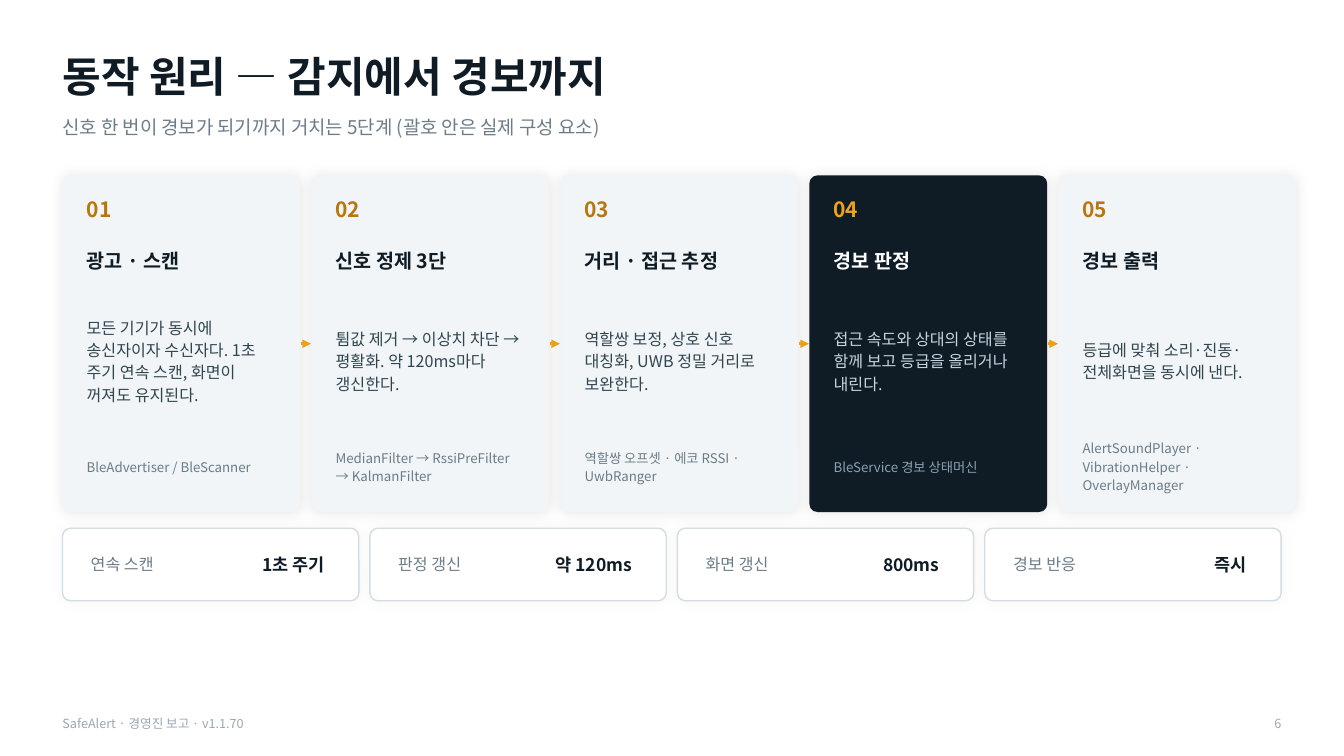
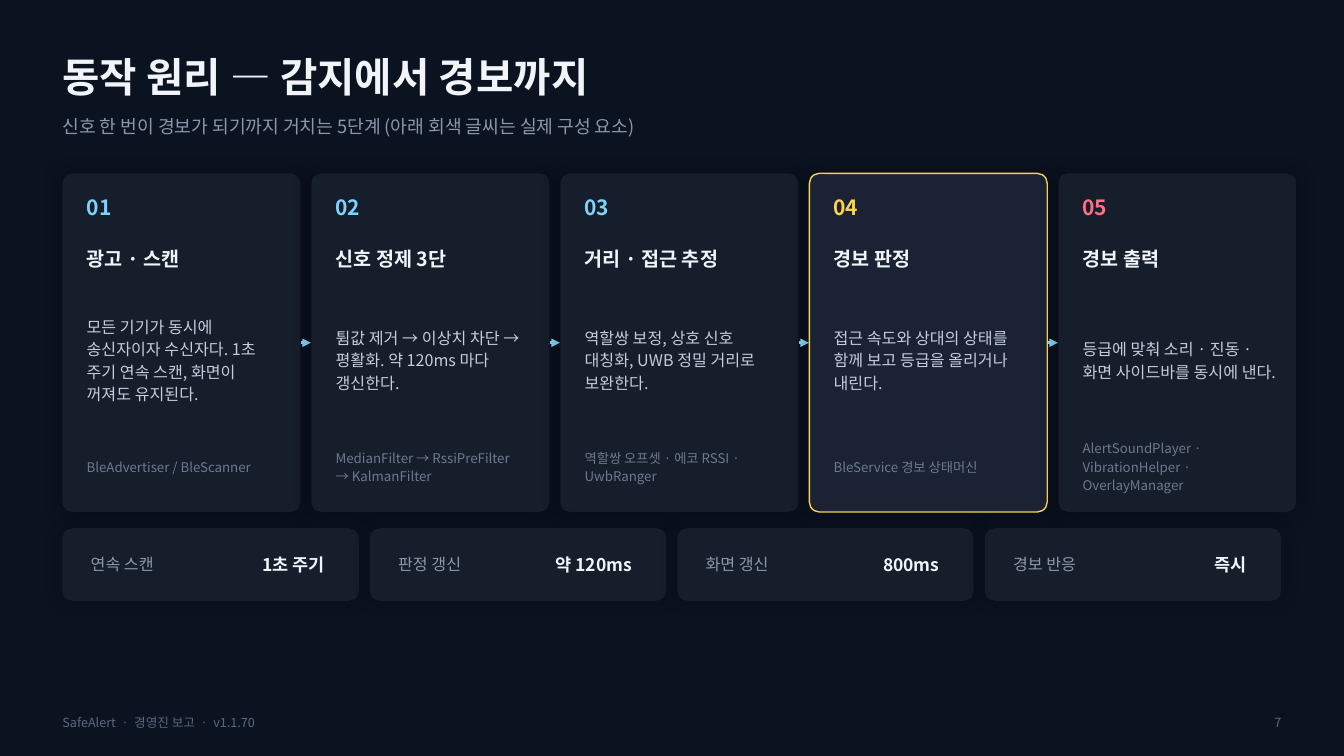
Before and after one commit to pslymzero-cyber/SafeAlert, a slide deck: slide 8 of docs/presentation/SafeAlert_Executive_Brief_v1.1.70.pptx (slide 7 before the commit). Drawn at 1344x756 pixels with LibreOffice and Linux fonts; fonts in the diff are those of the drawing. Boxes give left, top, right and bottom in pixels: in the first picture for what was removed or moved away, otherwise in the second. Text is boxed around its words. In the diff, an @@ line names an element or a change of style, - is before the commit and + after.

```diff
--- a/docs/presentation/SafeAlert_Executive_Brief_v1.1.70.pptx
+++ b/docs/presentation/SafeAlert_Executive_Brief_v1.1.70.pptx
@@ background #FFFFFF to #0B1220 @@
@@ text "동작 원리 — 감지에서 경보까지" at (x1=62, y1=58, x2=588, y2=96): size 30 to 29 pt, text colour #0F1C26 to #F1F5F9 @@
@@ text at (x1=62, y1=118, x2=634, y2=137): text changed; size 13.5 to 13 pt; text colour #6C7C88 to #8B98AC @@
-신호 한 번이 경보가 되기까지 거치는 5단계 (괄호 안은 실제 구성 요소)
+신호 한 번이 경보가 되기까지 거치는 5단계 (아래 회색 글씨는 실제 구성 요소)
@@ rounded rectangle at (x1=810, y1=173, x2=1048, y2=512): fill #0F1C26 to #1A2233; outline none to #FCD34D 1 pt; shadow changed; proportions changed @@
@@ fill #F1F5F7 to #161D2B; shadow changed; proportions changed in 4 elements at (x1=63, y1=173, x2=300, y2=512), (x1=312, y1=173, x2=549, y2=512), (x1=561, y1=173, x2=799, y2=512), (x1=1059, y1=173, x2=1297, y2=512) @@
@@ text colour #B9760A to #7DD3FC in 3 elements at (x1=87, y1=199, x2=112, y2=216), (x1=336, y1=199, x2=361, y2=216), (x1=585, y1=199, x2=610, y2=216) @@
@@ text "04" at (x1=834, y1=199, x2=859, y2=216): text colour #F0A31A to #FCD34D @@
@@ text "05" at (x1=1083, y1=199, x2=1108, y2=216): text colour #B9760A to #FB7185 @@
@@ text "경보 판정" at (x1=834, y1=249, x2=910, y2=268): text colour #FFFFFF to #F1F5F9 @@
@@ text colour #0F1C26 to #F1F5F9 in 8 elements at (x1=262, y1=556, x2=324, y2=573), (x1=556, y1=556, x2=632, y2=573), (x1=883, y1=558, x2=939, y2=572), (x1=1215, y1=556, x2=1247, y2=573), (x1=87, y1=249, x2=179, y2=268), (x1=336, y1=249, x2=447, y2=268), (x1=585, y1=249, x2=718, y2=268), (x1=1083, y1=249, x2=1159, y2=268) @@
@@ text "모든 기기가 동시에 송신자이자 수신자다. ..." at (x1=87, y1=319, x2=256, y2=402): text colour #31454F to #C3CDDC @@
@@ text "역할쌍 보정, 상호 신호 대칭화, ..." at (x1=585, y1=330, x2=756, y2=391): text colour #31454F to #C3CDDC @@
@@ arrow (300, 343) - (311, 343): stroke #F0A31A 2 pt to #7DD3FC 2 pt @@
@@ text at (x1=336, y1=330, x2=500, y2=391): text changed; text colour #31454F to #C3CDDC @@
-튐값 제거 → 이상치 차단 → 평활화. 약 120ms마다 갱신한다.
+튐값 제거 → 이상치 차단 → 평활화. 약 120ms 마다 갱신한다.
@@ arrow (551, 343) - (560, 343): stroke #F0A31A 2 pt to #7DD3FC 2 pt @@
@@ arrow (799, 343) - (810, 343): stroke #F0A31A 2 pt to #7DD3FC 2 pt @@
@@ arrow (1048, 343) - (1058, 343): stroke #F0A31A 2 pt to #7DD3FC 2 pt @@
@@ text at (x1=1083, y1=341, x2=1276, y2=380): text changed; text colour #31454F to #C3CDDC @@
-등급에 맞춰 소리·진동·전체화면을 동시에 낸다.
+등급에 맞춰 소리 · 진동 · 화면 사이드바를 동시에 낸다.
@@ text "BleService 경보 상태머신" at (x1=834, y1=461, x2=978, y2=473): text colour #89A3B1 to #6B7A90 @@
@@ text colour #6C7C88 to #6B7A90 in 4 elements at (x1=87, y1=461, x2=251, y2=472), (x1=336, y1=452, x2=509, y2=481), (x1=585, y1=452, x2=730, y2=484), (x1=1083, y1=442, x2=1192, y2=493) @@
@@ fill #FFFFFF to #161D2B; outline #D3DDE3 1 pt to none; shadow changed; proportions changed in 4 elements at (x1=63, y1=528, x2=359, y2=601), (x1=370, y1=528, x2=666, y2=601), (x1=678, y1=528, x2=974, y2=601), (x1=985, y1=528, x2=1281, y2=601) @@
@@ text colour #6C7C88 to #8B98AC in 4 elements at (x1=91, y1=557, x2=154, y2=571), (x1=398, y1=557, x2=461, y2=571), (x1=706, y1=557, x2=769, y2=571), (x1=1013, y1=557, x2=1076, y2=571) @@
@@ text "SafeAlert · 경영진 보고 · ..." at (x1=62, y1=717, x2=255, y2=728): text colour #9AA8B2 to #5A6880 @@
@@ text at (x1=1274, y1=718, x2=1281, y2=727): text changed; text colour #9AA8B2 to #5A6880 @@
-6
+7
```
Also in this commit, not shown: 15 other slides changed, 1 slide added, 4 other files.
